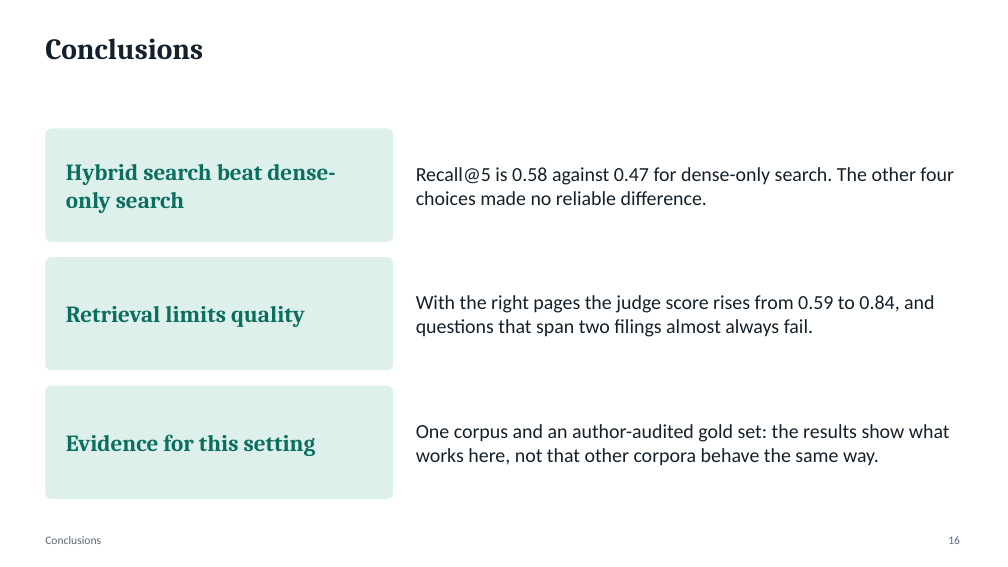
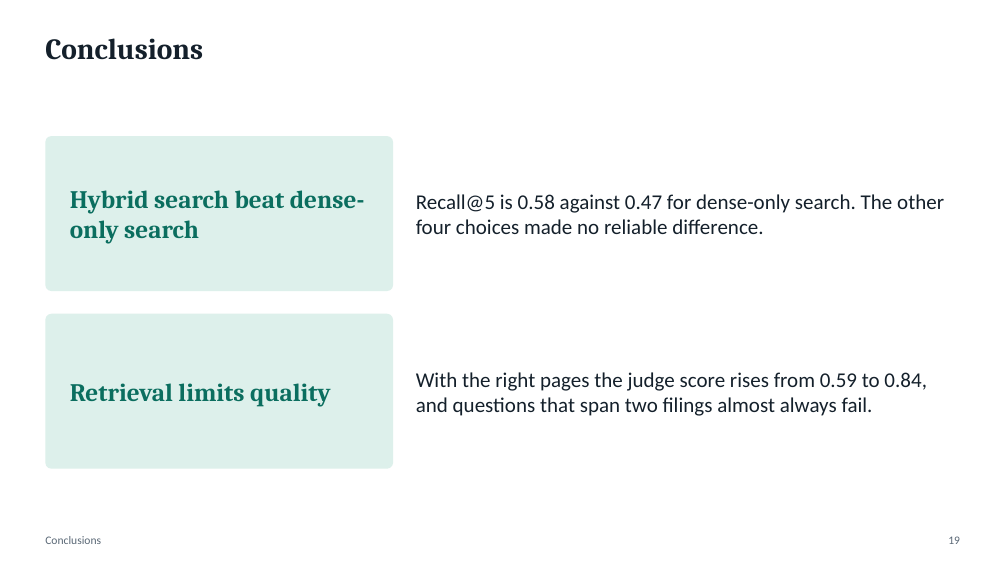
Before and after one commit to DarkkReaper007/RAG-for-financial-analysis, a slide deck: slide 19 of paper/slides.pptx (slide 16 before the commit). Drawn at 1008x567 pixels with LibreOffice and Linux fonts; fonts in the diff are those of the drawing. Boxes give left, top, right and bottom in pixels: in the first picture for what was removed or moved away, otherwise in the second. Text is boxed around its words. In the diff, an @@ line names an element or a change of style, - is before the commit and + after.

```diff
--- a/paper/slides.pptx
+++ b/paper/slides.pptx
@@ rounded rectangle "Hybrid search beat dense-only search": place and size @@
-rounded rectangle "Hybrid search beat dense-only search" at (45, 129, 393, 242)
+rounded rectangle "Hybrid search beat dense-only search" at (45, 136, 393, 291)
@@ rounded rectangle "Hybrid search beat dense-only search" at (45, 136, 393, 291): size 22 to 24 pt; proportions changed @@
@@ text "Recall@5 is 0.58 against 0.47 ...": place and size @@
-text "Recall@5 is 0.58 against 0.47 ..." at (416, 167, 954, 205)
+text "Recall@5 is 0.58 against 0.47 ..." at (416, 194, 944, 234)
@@ text "Recall@5 is 0.58 against 0.47 ..." at (416, 194, 944, 234): size 19 to 20 pt @@
@@ rounded rectangle "Retrieval limits quality" at (45, 314, 393, 469): size 22 to 24 pt; proportions changed @@
@@ rounded rectangle "Retrieval limits quality": place and size @@
-rounded rectangle "Retrieval limits quality" at (45, 257, 393, 371)
+rounded rectangle "Retrieval limits quality" at (45, 314, 393, 469)
@@ text "With the right pages the ..." at (416, 372, 927, 416): size 19 to 20 pt @@
@@ text "With the right pages the ...": place and size @@
-text "With the right pages the ..." at (416, 295, 934, 337)
+text "With the right pages the ..." at (416, 372, 927, 416)
@@ rounded rectangle removed at (45, 386, 393, 499) @@
-Evidence for this setting
@@ text removed at (416, 424, 950, 466) @@
-One corpus and an author-audited gold set: the results show what works here, not that other corpora behave the same way.
```
Also in this commit, not shown: 11 other slides changed, 3 slides added, 2 other files.
